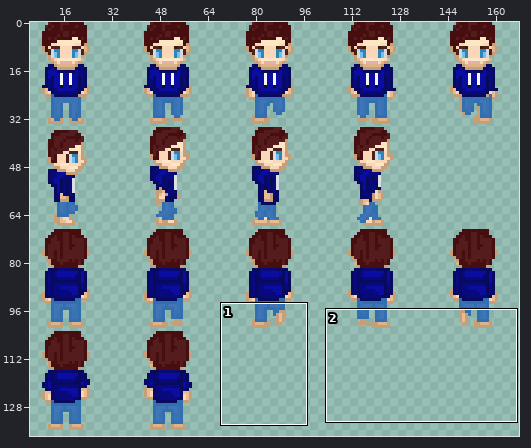
A sprite sheet gets an edit: Assets/Sprites/Boy.png. Above: a wide view before the commit, with the close-up outlined.
Close-up. As it was:
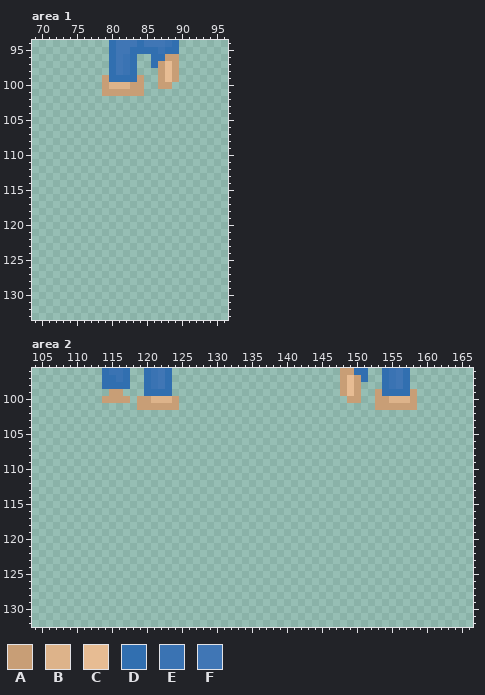
The file is 170x138 pixels. Pixels under 10% opacity are left out. Colours within 5 levels of each other are drawn and written as one. Shown: area 1: x 69..96, y 94..133; area 2: x 104..166, y 96..132. The wide view leaves out empty margins.
Palette (. is transparent): A #c89e76  B #ddb38a  C #e7bc93  D #316fb0  E #3a73b3  F #4076b5
Pixels before, area 1, first column x 79:
 94 .DFFFDFFFED
 95 .DFFDDDDEDD
 96 .DFED..DDAA
 97 .DFED..DACA
 98 .DFED...ACA
 99 ADDDDA..ACA
100 ABBBAA..AA.
101 AAAAAA.....
Pixels before, area 2, first column x 114:
 96 DEED..DEFD........................AADD..DEFD.
 97 DDED..DEFD........................ACAD..DEFD.
 98 DDDD..DEFD........................ACA...DEFD.
 99 .AA...DDDD........................ACA..ADDDDA
100 AAAA.AABBBA........................AA..AABBBA
101 .....AAAAAA............................AAAAAA
The same view after the edit:
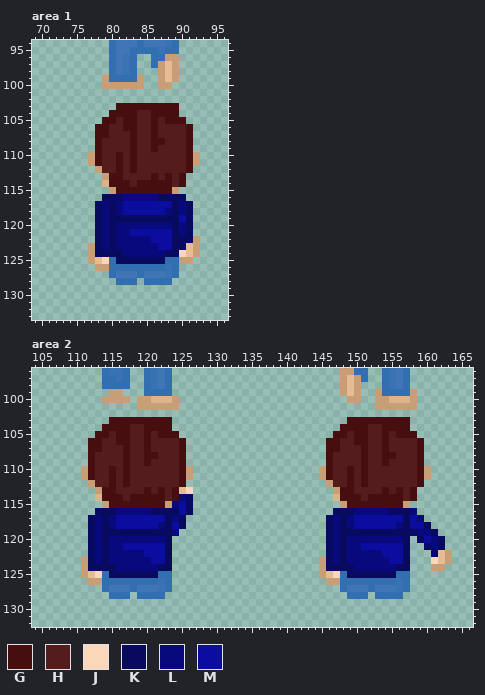
Colours new in this view: G #460e0e  H #541c1c  J #fbd7ba  K #080a60  L #07097d  M #0a0d9f
Message: Mother wash animation improved, Boy sitting animation add
Difference:
Changed rows in their new state; - is an unchanged pixel.
Area 1:
first column x 77:
100 ---AAA----------
101 --......--------
103 ----GGGGGGGGG---
104 ---GGGGHHGGGG---
105 --GGHGGHHGHGGG--
106 -GGHHGGHHGHHHHG-
107 -GGHHHGHHGHHHHG-
108 -GHHHHGHHGGHHHG-
109 -GHHHHGHHGHHHHG-
110 AGHHGHGHHHHHHHGA
111 AGHHGHGHHHHHHHGA
112 -AHHGHGHHHHHHHG-
113 --AGGHHHHGHGHG--
114 --BGGGHGGGGGHG--
115 ---AGGGGGGGGA---
116 --KKKLLLLLKKKK--
117 -KLKLMMMMMMMKLK-
118 -KLKLMMMMMMLKLK-
119 -KLKKKKKKKKKKMK-
120 -KLKLLLLLLLLKLK-
121 -KLKLLMMMMMMKLK-
122 -KLKLLLLLMMMKKKA
123 AKLKLLLLLLMMKKCA
124 AKKKKLLLLLLKKJCA
125 ACJDKKKKKKKDDAA-
126 -AADDDDDDDDED---
127 ---DFFFDFFFED---
128 ----DDD-DDDD----
Area 2:
first column x 111:
103 ----GGGGGGGGG-------------------------GGGGGGGGG------
104 ---GGGGHHGGGG------------------------GGGGHHGGGG------
105 --GGHGGHHGHGGG----------------------GGHGGHHGHGGG-----
106 -GGHHGGHHGHHHHG--------------------GGHHGGHHGHHHHG----
107 -GGHHHGHHGHHHHG--------------------GGHHHGHHGHHHHG----
108 -GHHHHGHHGGHHHG--------------------GHHHHGHHGGHHHG----
109 -GHHHHGHHGHHHHG--------------------GHHHHGHHGHHHHG----
110 AGHHGHGHHHHHHHGA------------------AGHHGHGHHHHHHHGA---
111 AGHHGHGHHHHHHHGA------------------AGHHGHGHHHHHHHGA---
112 -AHHGHGHHHHHHHG--------------------AHHGHGHHHHHHHG----
113 --AGGHHHHGHGHGCJ--------------------AGGHHHHGHGHG-----
114 --BGGGHGGGGGHGLK--------------------BGGGHGGGGGHG-----
115 ---AGGGGGGGGALMK---------------------AGGGGGGGGA------
116 --KKKLLLLLKKKKMK--------------------KKKLLLLLKKKL-----
117 -KLKLMMMMMMMKLK--------------------KLKLMMMMMMMKML----
118 -KLKLMMMMMMLKMK--------------------KLKLMMMMMMLKMMK---
119 -KLKKKKKKKKKKL---------------------KLKKKKKKKKKKKLLK--
120 -KLKLLLLLLLLK----------------------KLKLLLLLLLLK-KMLK-
121 -KLKLLMMMMMMK----------------------KLKLLMMMMMMK--KLK-
122 -KLKLLLLLMMMK----------------------KLKLLLLLMMMK---KCA
123 AKLKLLLLLLMMK---------------------AKLKLLLLLLMMK---JCA
124 AKKKKLLLLLLKK---------------------AKKKKLLLLLLKK---AA-
125 ACJDKKKKKKKDD---------------------ACJDKKKKKKKDD------
126 -AADDDDDDDDED----------------------AADDDDDDDDED------
127 ---DFFFDFFFED------------------------DFFFDFFFED------
128 ----DDD-DDDD--------------------------DDD-DDDD-------
